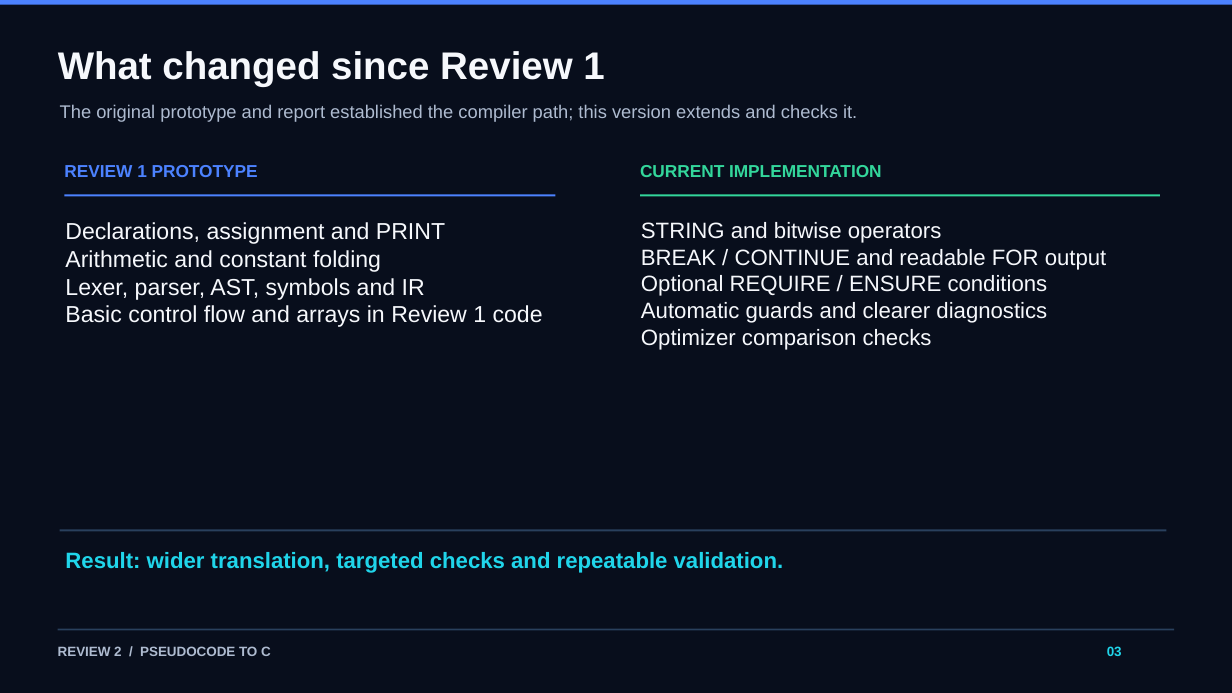
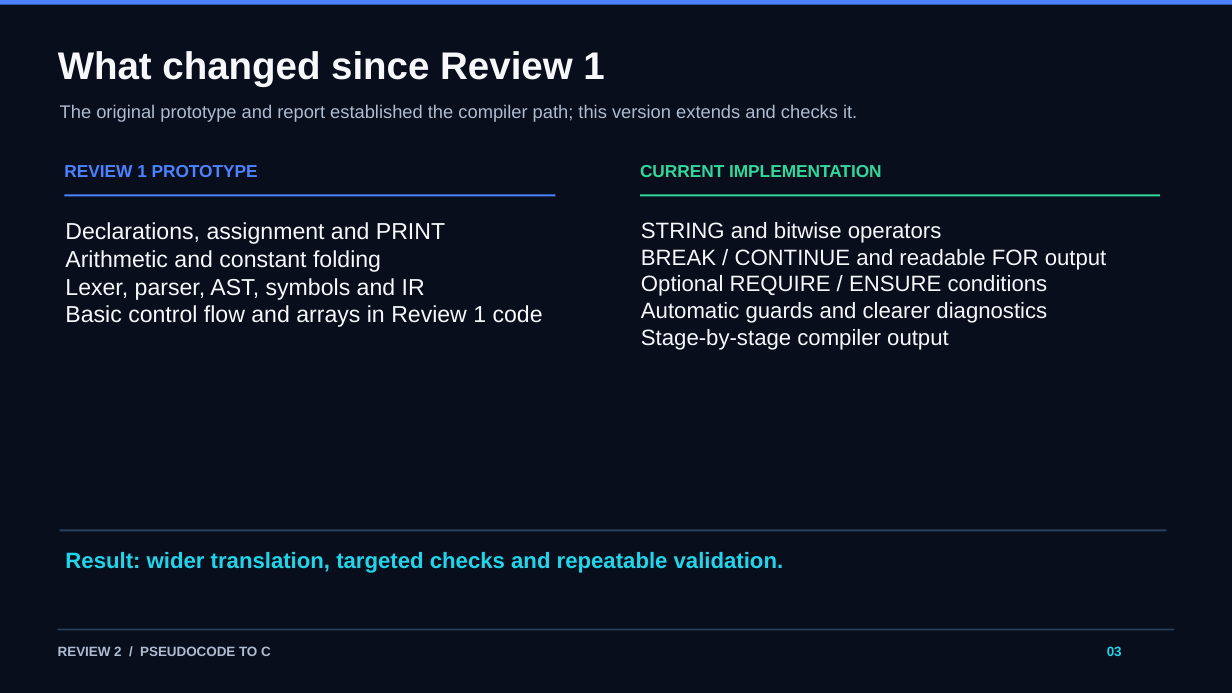
Before and after one commit to Sashwath-sash/pseudocode-to-c, a slide deck: slide 3 of docs/Pseudocode_to_C_Review2.pptx. Drawn at 1232x693 pixels with LibreOffice and Linux fonts; fonts in the diff are those of the drawing. Boxes give left, top, right and bottom in pixels: in the first picture for what was removed or moved away, otherwise in the second. Text is boxed around its words. In the diff, an @@ line names an element or a change of style, - is before the commit and + after.

Commit message:
Show end-to-end compiler examples in Review 2 deck

```diff
--- a/docs/Pseudocode_to_C_Review2.pptx
+++ b/docs/Pseudocode_to_C_Review2.pptx
@@ text at [641,329,949,350]: text changed @@
-Optimizer comparison checks
+Stage-by-stage compiler output
```
Also in this commit, not shown: 5 slides added, 5 slides removed.
